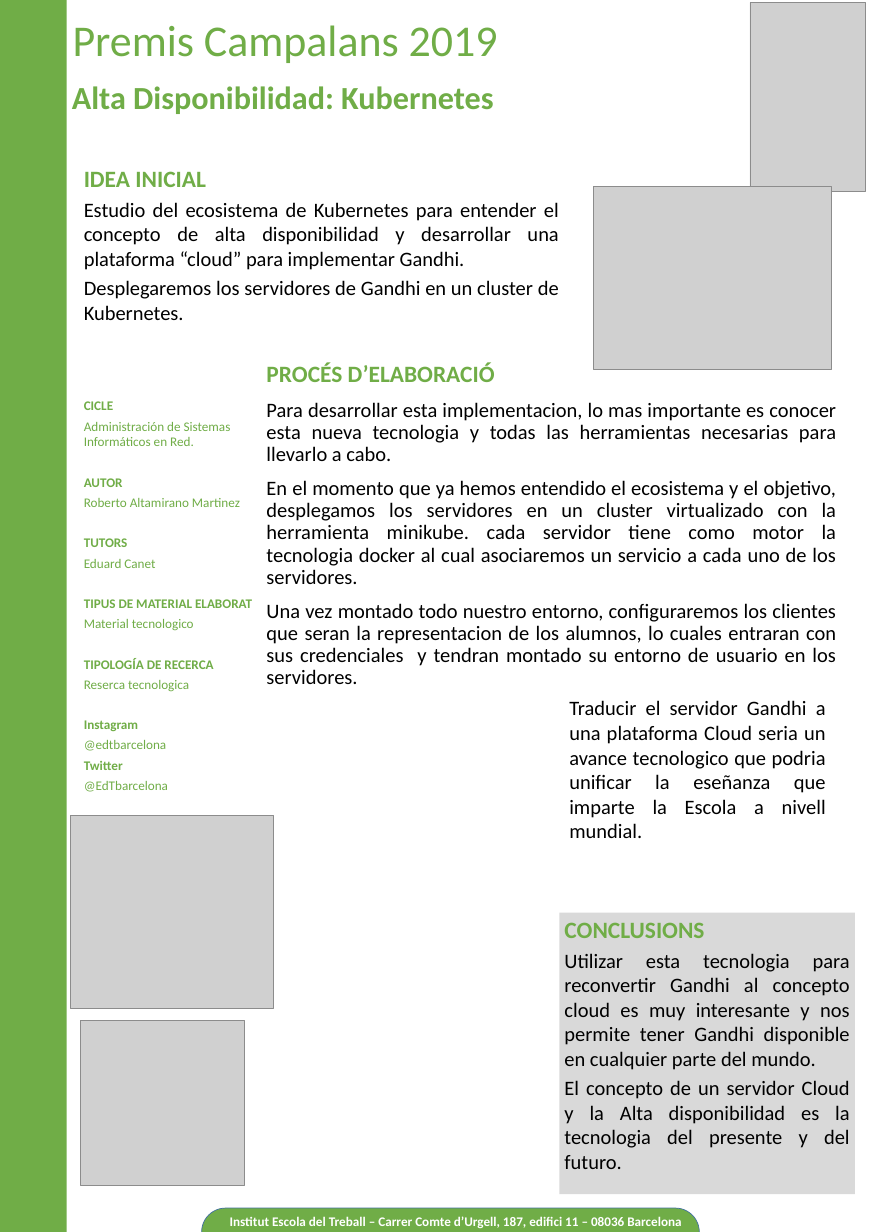
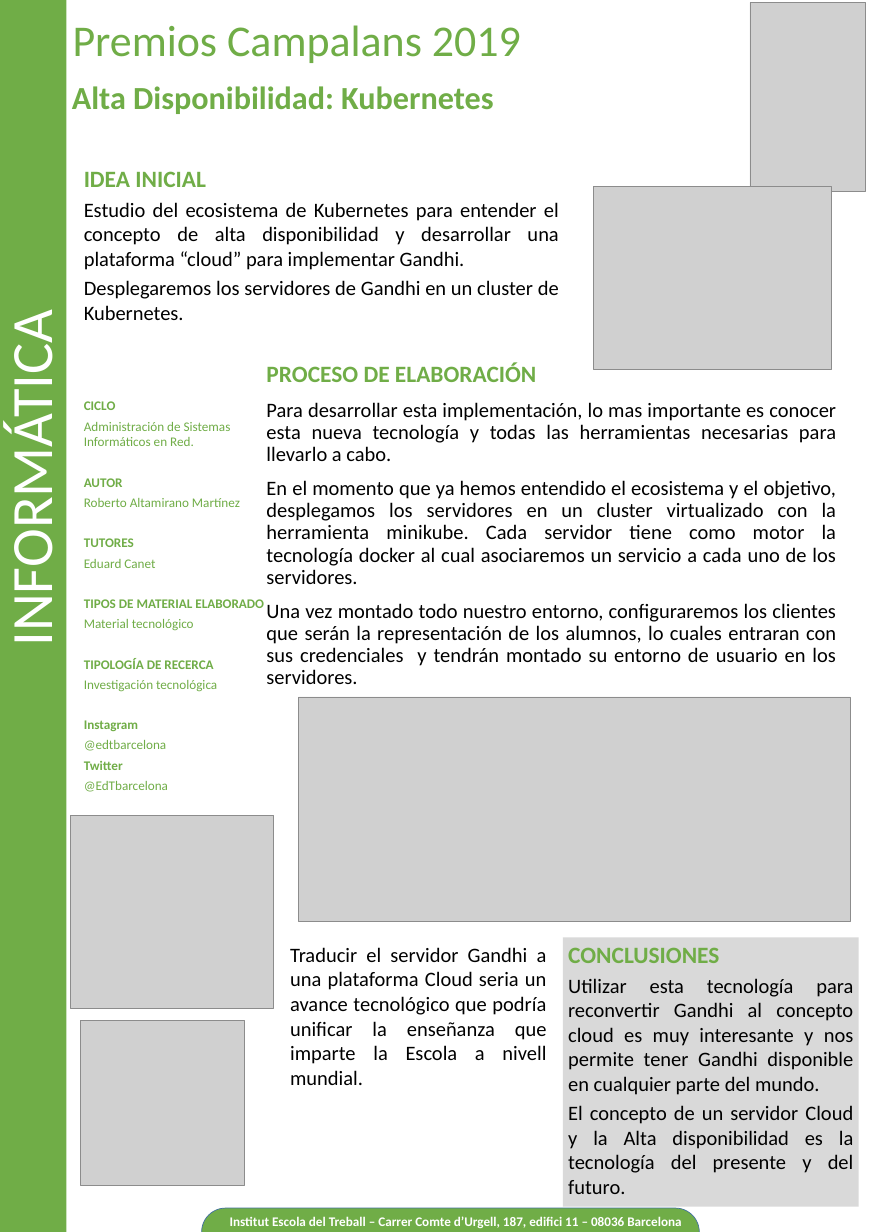
Before and after one commit to isx47262285/Project_kubernetes, a slide deck: slide 1 of aux/Poster.odp. Drawn at 871x1232 pixels with LibreOffice and Linux fonts; fonts in the diff are those of the drawing; grey boxes stand for pictures; background and template pictures are left out. Boxes give left, top, right and bottom in pixels: in the first picture for what was removed or moved away, otherwise in the second. Text is boxed around its words. In the diff, an @@ line names an element or a change of style, - is before the commit and + after.

```diff
--- a/aux/Poster.odp
+++ b/aux/Poster.odp
@@ rectangle "INFORMÁTICA" at (0, 0, 66, 1232): vertical alignment top to middle @@
@@ subtitle at (73, 25, 521, 63): text changed @@
-Premis Campalans 2019
+Premios Campalans 2019
@@ text in rectangle at (0, 342, 67, 635): text changed @@
-INFORMÀTICA
+INFORMÁTICA
@@ text at (266, 362, 837, 666): text changed @@
-PROCÉS D’ELABORACIÓ
-Para desarrollar esta implementacion, lo mas importante es conocer esta nueva tecnologia y todas las herramientas necesarias para llevarlo a cabo.
-En el momento que ya hemos entendido el ecosistema y el objetivo, desplegamos los servidores en un cluster virtualizado con la herramienta minikube. cada servidor tiene como motor la tecnologia docker al cual asociaremos un servicio a cada uno de los servidores.
-Una vez montado todo nuestro entorno, configuraremos los clientes que seran la representacion de los alumnos, lo cuales entraran con sus credenciales y tendran montado su entorno de usuario en los servidores.
+PROCESO DE ELABORACIÓN
+Para desarrollar esta implementación, lo mas importante es conocer esta nueva tecnología y todas las herramientas necesarias para llevarlo a cabo.
+En el momento que ya hemos entendido el ecosistema y el objetivo, desplegamos los servidores en un cluster virtualizado con la herramienta minikube. Cada servidor tiene como motor la tecnología docker al cual asociaremos un servicio a cada uno de los servidores.
+Una vez montado todo nuestro entorno, configuraremos los clientes que serán la representación de los alumnos, lo cuales entraran con sus credenciales y tendrán montado su entorno de usuario en los servidores.
@@ text at (84, 401, 116, 410): text changed @@
-CICLE
+CICLO
@@ text at (84, 498, 240, 547): text changed @@
-Roberto Altamirano Martinez
-TUTORS
+Roberto Altamirano Martínez
+TUTORES
@@ text at (84, 599, 264, 630): text changed @@
-TIPUS DE MATERIAL ELABORAT
-Material tecnologico
+TIPOS DE MATERIAL ELABORADO
+Material tecnológico
@@ text at (84, 680, 217, 692): text changed @@
-Reserca tecnologica
+Investigación tecnológica
@@ picture added at (299, 697, 850, 921) @@
@@ text at (290, 947, 547, 1085): text changed @@
-Traducir el servidor Gandhi a una plataforma Cloud seria un avance tecnologico que podria unificar la eseñanza que imparte la Escola a nivell mundial.
+Traducir el servidor Gandhi a una plataforma Cloud seria un avance tecnológico que podría unificar la enseñanza que imparte la Escola a nivell mundial.
@@ rectangle "CONCLUSIONES": place and size @@
-rectangle "CONCLUSIONES" at (560, 913, 855, 1194)
+rectangle "CONCLUSIONES" at (563, 938, 859, 1207)
@@ text in rectangle at (568, 947, 854, 1194): text changed @@
-CONCLUSIONS
-Utilizar esta tecnologia para reconvertir Gandhi al concepto cloud es muy interesante y nos permite tener Gandhi disponible en cualquier parte del mundo.
-El concepto de un servidor Cloud y la Alta disponibilidad es la tecnologia del presente y del futuro.
+CONCLUSIONES
+Utilizar esta tecnología para reconvertir Gandhi al concepto cloud es muy interesante y nos permite tener Gandhi disponible en cualquier parte del mundo.
+El concepto de un servidor Cloud y la Alta disponibilidad es la tecnología del presente y del futuro.
```
Also in this commit, not shown: 9 other files.
